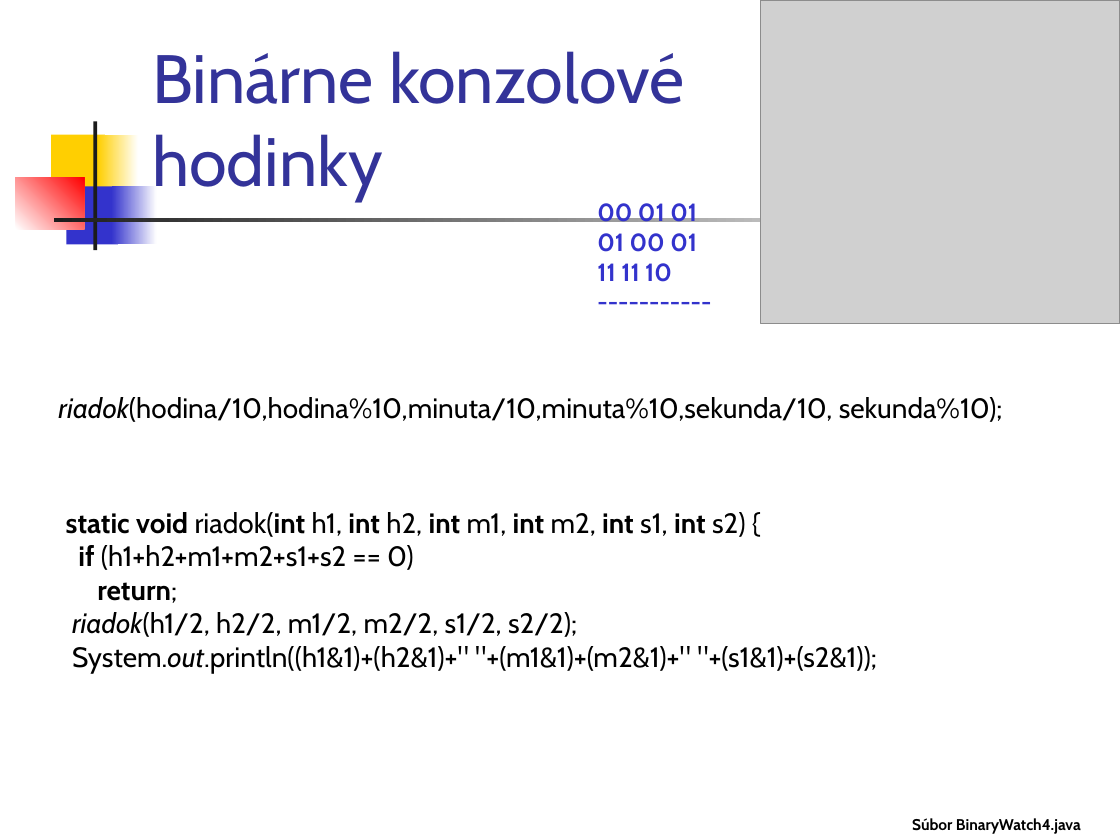
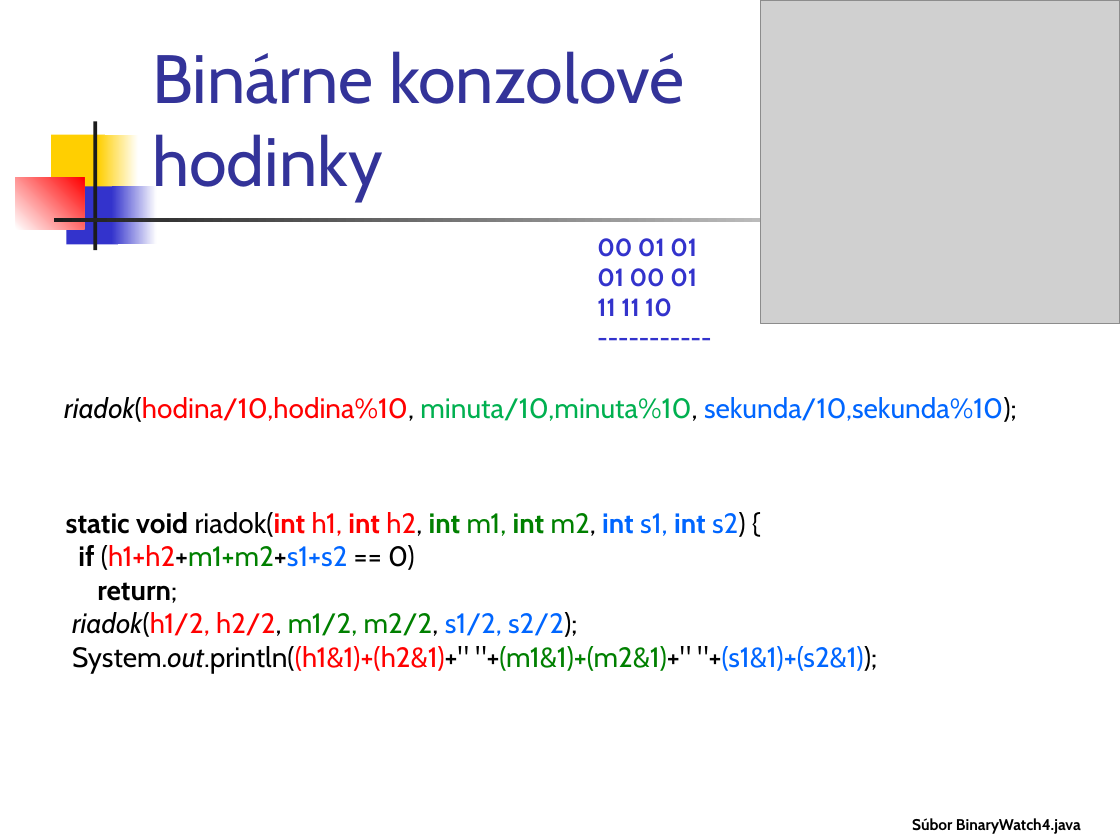
Before and after one commit to Programovanie4/Prednasky, a slide deck: slide 8 of 02/02_java.ppt. Drawn at 1120x840 pixels with LibreOffice and Linux fonts; fonts in the diff are those of the drawing; grey boxes stand for pictures. Boxes give left, top, right and bottom in pixels: in the first picture for what was removed or moved away, otherwise in the second. Text is boxed around its words. In the diff, an @@ line names an element or a change of style, - is before the commit and + after.

```diff
--- a/02/02_java.ppt
+++ b/02/02_java.ppt
@@ text "00 01 01": place and size @@
-text "00 01 01" at <box>597,203,697,282</box>
+text "00 01 01" at <box>597,238,697,317</box>
@@ text at <box>64,397,1017,422</box>: text changed; text colour #000000 to #0066FF @@
-riadok(hodina/10,hodina%10,minuta/10,minuta%10,sekunda/10, sekunda%10);
+riadok(hodina/10,hodina%10, minuta/10,minuta%10, sekunda/10,sekunda%10);
@@ text at <box>66,512,877,673</box>: text colour #000000 to #FF0000 in "riadok(int h1, int h2,", "(h1+h2+m1+m2+s1+s2", "riadok(h1/2, h2/2,", "System.out.println((h1&1)+(h2&1)+""; text colour #000000 to #008000 in "int m1, int m2,", "(h1+h2+m1+m2+s1+s2", "m1/2, m2/2,", ""+(m1&1)+(m2&1)+""; text colour #000000 to #0066FF in "int s1, int s2)", "(h1+h2+m1+m2+s1+s2", "s1/2, s2/2);", ""+(s1&1)+(s2&1));" @@
```
Also in this commit, not shown: 14 other slides changed, 14 slides added, 2 other files.
